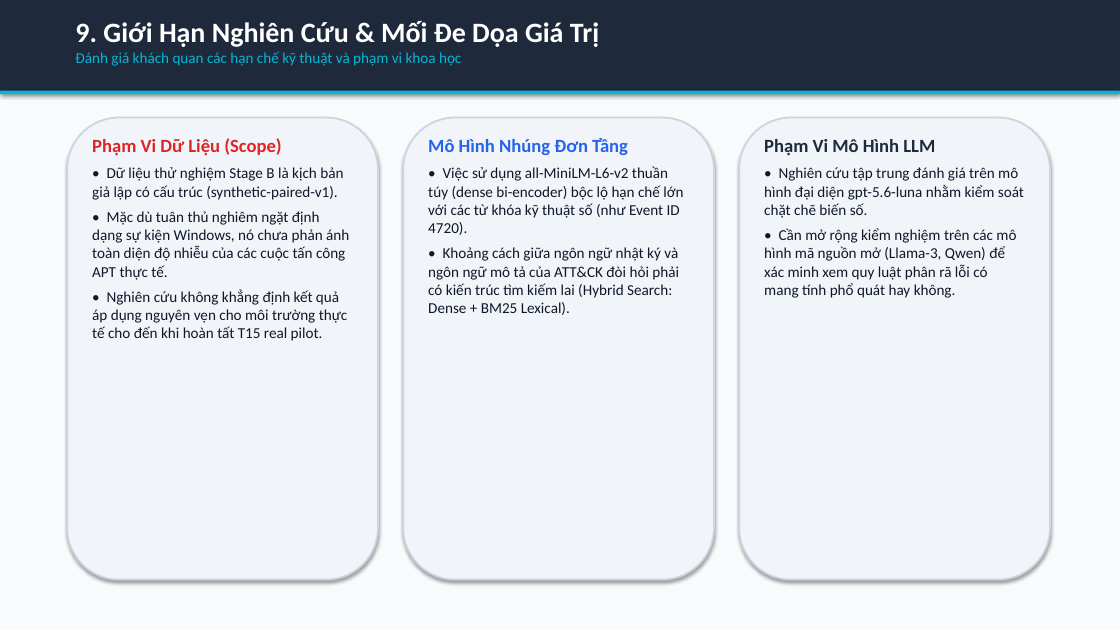
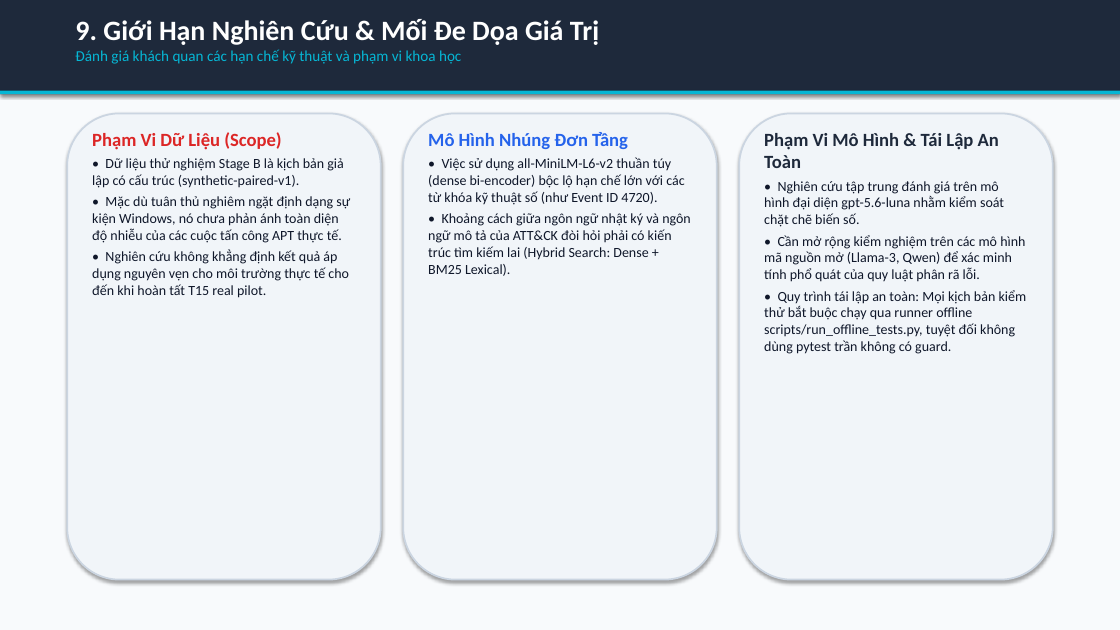
Before and after one commit to habachcp6/RAG2ATTCK, a slide deck: slide 10 of docs/presentation/slides.pptx. Drawn at 1120x630 pixels with LibreOffice and Linux fonts; fonts in the diff are those of the drawing. Boxes give left, top, right and bottom in pixels: in the first picture for what was removed or moved away, otherwise in the second. Text is boxed around its words. In the diff, an @@ line names an element or a change of style, - is before the commit and + after.

```diff
--- a/docs/presentation/slides.pptx
+++ b/docs/presentation/slides.pptx
@@ rounded rectangle: place and size @@
-rounded rectangle at (67,118,378,580)
+rounded rectangle at (67,113,381,580)
@@ rounded rectangle: place and size @@
-rounded rectangle at (403,118,714,580)
+rounded rectangle at (403,113,717,580)
@@ rounded rectangle: place and size @@
-rounded rectangle at (739,118,1050,580)
+rounded rectangle at (739,113,1053,580)
@@ text at (764,133,999,168): text changed @@
-Phạm Vi Mô Hình LLM
+Phạm Vi Mô Hình & Tái Lập An Toàn
@@ text at (92,158,350,298): size 13 to 12 pt; less space between paragraphs @@
@@ text at (428,157,691,276): size 13 to 12 pt; less space between paragraphs @@
@@ text at (764,181,1004,227): size 13 to 12 pt in "• Nghiên cứu tập trung đánh giá ..."; less space between paragraphs @@
@@ text at (764,235,1027,354): text changed; size 13 to 12 pt @@
-• Cần mở rộng kiểm nghiệm trên các mô hình mã nguồn mở (Llama-3, Qwen) để xác minh xem quy luật phân rã lỗi có mang tính phổ quát hay không.
+• Cần mở rộng kiểm nghiệm trên các mô hình mã nguồn mở (Llama-3, Qwen) để xác minh tính phổ quát của quy luật phân rã lỗi.
+• Quy trình tái lập an toàn: Mọi kịch bản kiểm thử bắt buộc chạy qua runner offline scripts/run_offline_tests.py, tuyệt đối không dùng pytest trần không có guard.
```
Also in this commit, not shown: 11 other slides changed, 7 other files.
